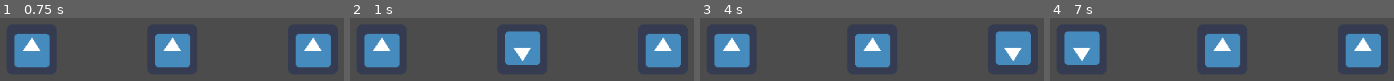
Above: before the commit, frames 1-4 (left to right).
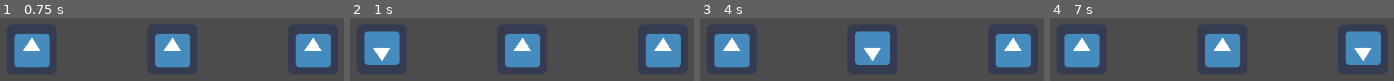
Above: after the commit, the same moments.

Repository: braxton-mclean/GourmetFeud
Game: Godot game, scene res://src/scenes/ColiseumScene.tscn
Two runs of this game, one before a commit and one after it. Both use one fixed random seed, a clock stepped at 60 frames per second and the inputs below. The engine's default icon, where the game draws it, is replaced by a stand-in: a white triangle on a blue panel in a dark square.
Inputs:
- Up to frame 1 (0.75 s): tap Enter at 0.5 s
- Up to frame 2 (1 s): tap Space at 0.77 s
- Up to frame 3 (4 s): tap Space at 1.25, 1.52, 2.75, 3.02, 3.77 s; tap Enter at 2, 3.5 s
- Up to frame 4 (7 s): tap Space at 4.25, 4.52, 6.02, 6.77 s

Frame 1 is identical in both runs. In frame 2, 3.5% of the frame differs, in the area x 4-56%, y 20-80%; in frame 3, 3.5%, in the area x 45-97%, y 20-80%; in frame 4, 3.5%.

Commit message:
Updated Units to have a descending speed value from left to right
Makes for an easier visual representation of Turn Order

Diff:
--- a/src/scenes/ColiseumScene.tscn
+++ b/src/scenes/ColiseumScene.tscn
@@ -17,17 +17,17 @@
 [node name="TestUnit" parent="Units" instance=ExtResource( 2 )]
 position = Vector2( 180, 180 )
 
+[node name="UnitStatComponent" parent="Units/TestUnit" index="1"]
+stat_speed = 10
+
 [node name="TestUnit2" parent="Units" instance=ExtResource( 2 )]
 position = Vector2( 360, 180 )
 
 [node name="UnitStatComponent" parent="Units/TestUnit2" index="1"]
-stat_speed = 10
+stat_speed = 8
 
 [node name="TestUnit3" parent="Units" instance=ExtResource( 2 )]
 position = Vector2( 540, 180 )
-
-[node name="UnitStatComponent" parent="Units/TestUnit3" index="1"]
-stat_speed = 8
 
 [editable path="Units/TestUnit"]
 
